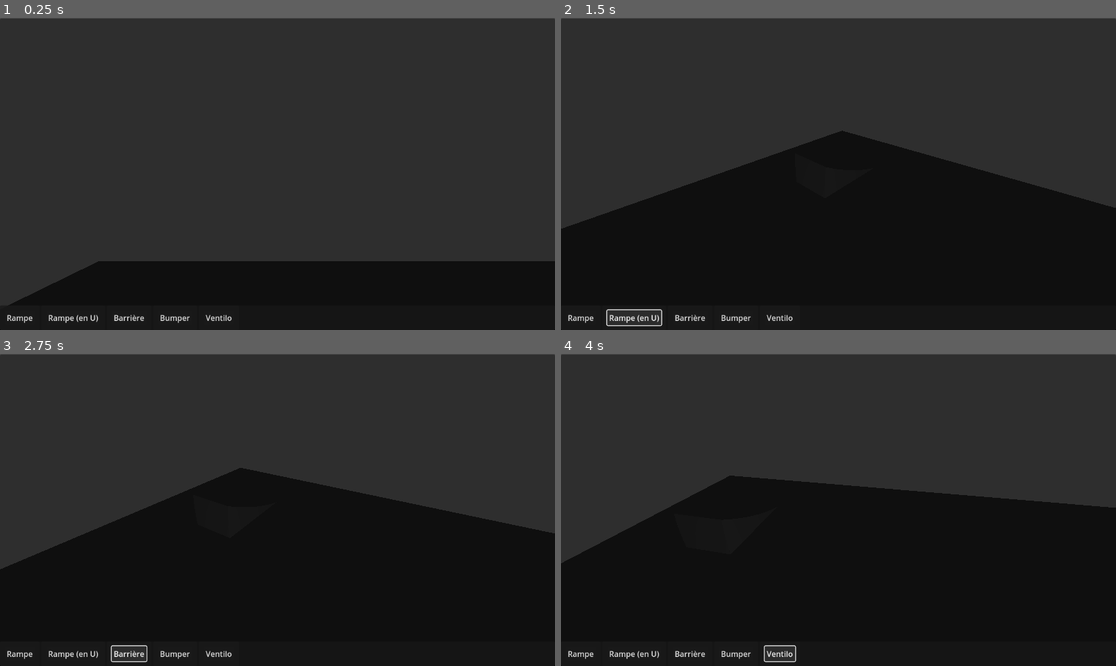
Above: before the commit, frames 1-4 (two rows, left to right).
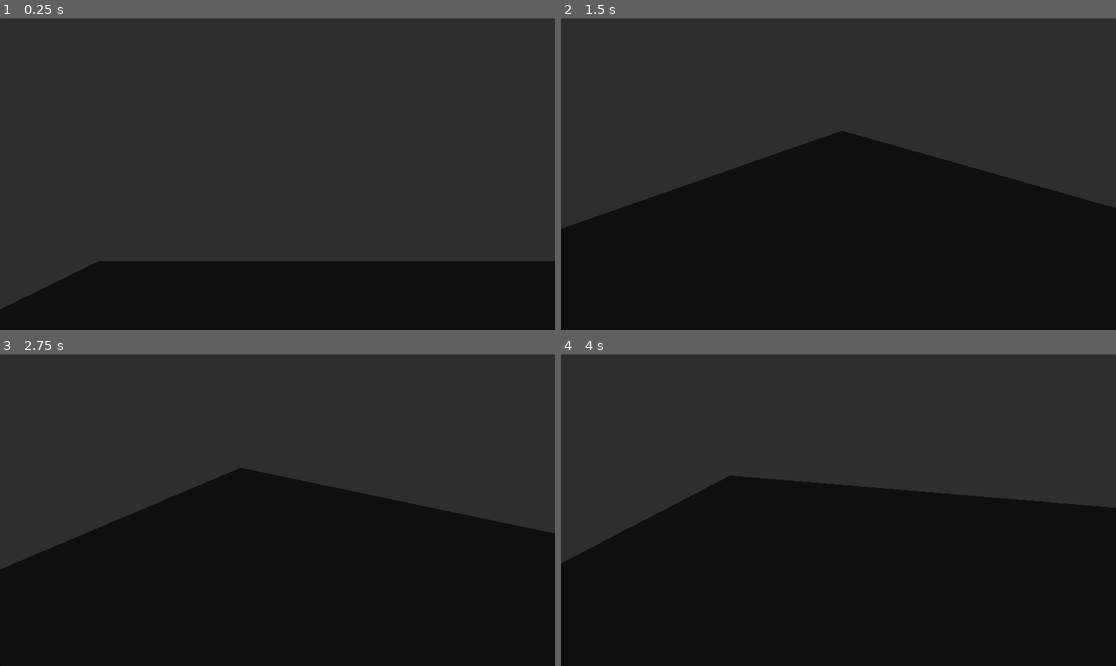
Above: after the commit, the same moments.

Repository: superzero10/twotb
Game: Godot game, scene res://scenes/test_level.tscn
The game is run twice, just before and just after one commit, with the same random seed, the same clock (stepped at 60 frames per second) and the same inputs. This scene is started directly instead of the project's main scene.
Inputs (mouse positions are in pixels of both pictures, inside the frame that each line leads up to):
- Up to frame 1 (0.25 s): no input
- Up to frame 2 (1.5 s): click (583, 317) at 0.5 s, where only the run before the commit has a clickable "Rampe"; click (633, 317) at 1.25 s, where only the run before the commit has a clickable "Rampe (en U)"
- Up to frame 3 (2.75 s): click (127, 653) at 2 s, where only the run before the commit has a clickable "Barrière"
- Up to frame 4 (4 s): click (738, 653) at 2.75 s, where only the run before the commit has a clickable "Bumper"; click (777, 653) at 3.5 s, where only the run before the commit has a clickable "Ventilo"

The runs differ from the first frame. In frame 1, 0.3% of the frame differs, in the area x 1-42%, y 95-98%; in frame 2, 0.8%, in the area x 1-42%, y 93-99%; in frame 3, 0.7%; in frame 4, 0.6%.
Error before the commit: Invalid call. Nonexistent function 'disable_model' in base 'Node3D'. (res://scripts/level_selectables.gd:72)

Commit message:
alt menu is hidden, added rotation, fixed some bugs

Diff:
--- a/project.godot
+++ b/project.godot
@@ -57,6 +57,41 @@
 "events": [Object(InputEventKey,"resource_local_to_scene":false,"resource_name":"","device":-1,"window_id":0,"alt_press …(195 unchanged characters)…
 ]
 }
+select_ramp={
+"deadzone": 0.5,
+"events": [Object(InputEventKey,"resource_local_to_scene":false,"resource_name":"","device":-1,"window_id":0,"alt_pressed":false,"shift_pressed":false,"ctrl_pressed":false,"meta_pressed":false,"pressed":false,"keycode":0,"physical_keycode":49,"key_label":0,"unicode":38,"location":0,"echo":false,"script":null)
+]
+}
+select_ramp_u={
+"deadzone": 0.5,
+"events": [Object(InputEventKey,"resource_local_to_scene":false,"resource_name":"","device":-1,"window_id":0,"alt_pressed":false,"shift_pressed":false,"ctrl_pressed":false,"meta_pressed":false,"pressed":false,"keycode":0,"physical_keycode":50,"key_label":0,"unicode":233,"location":0,"echo":false,"script":null)
+]
+}
+select_barrier={
+"deadzone": 0.5,
+"events": [Object(InputEventKey,"resource_local_to_scene":false,"resource_name":"","device":-1,"window_id":0,"alt_pressed":false,"shift_pressed":false,"ctrl_pressed":false,"meta_pressed":false,"pressed":false,"keycode":0,"physical_keycode":51,"key_label":0,"unicode":34,"location":0,"echo":false,"script":null)
+]
+}
+select_bumper={
+"deadzone": 0.5,
+"events": [Object(InputEventKey,"resource_local_to_scene":false,"resource_name":"","device":-1,"window_id":0,"alt_pressed":false,"shift_pressed":false,"ctrl_pressed":false,"meta_pressed":false,"pressed":false,"keycode":0,"physical_keycode":52,"key_label":0,"unicode":39,"location":0,"echo":false,"script":null)
+]
+}
+select_fan={
+"deadzone": 0.5,
+"events": [Object(InputEventKey,"resource_local_to_scene":false,"resource_name":"","device":-1,"window_id":0,"alt_pressed":false,"shift_pressed":false,"ctrl_pressed":false,"meta_pressed":false,"pressed":false,"keycode":0,"physical_keycode":53,"key_label":0,"unicode":40,"location":0,"echo":false,"script":null)
+]
+}
+rotate_right={
+"deadzone": 0.5,
+"events": [Object(InputEventMouseButton,"resource_local_to_scene":false,"resource_name":"","device":-1,"window_id":0,"alt_pressed":false,"shift_pressed":false,"ctrl_pressed":false,"meta_pressed":false,"button_mask":8,"position":Vector2(128, 25),"global_position":Vector2(137, 71),"factor":1.0,"button_index":4,"canceled":false,"pressed":true,"double_click":false,"script":null)
+]
+}
+rotate_left={
+"deadzone": 0.5,
+"events": [Object(InputEventMouseButton,"resource_local_to_scene":false,"resource_name":"","device":-1,"window_id":0,"alt_pressed":false,"shift_pressed":false,"ctrl_pressed":false,"meta_pressed":false,"button_mask":16,"position":Vector2(253, 23),"global_position":Vector2(262, 69),"factor":1.0,"button_index":5,"canceled":false,"pressed":true,"double_click":false,"script":null)
+]
+}
 
 [layer_names]
 
--- a/scenes/GameUI.tscn
+++ b/scenes/GameUI.tscn
@@ -13,6 +13,7 @@
 script = ExtResource("1_oo3s1")
 
 [node name="VBoxContainer" type="VBoxContainer" parent="."]
+visible = false
 layout_mode = 2
 alignment = 2
 
--- a/scenes/selectables/barrier.tscn
+++ b/scenes/selectables/barrier.tscn
@@ -6,6 +6,7 @@
 [node name="Barrier" instance=ExtResource("1_wfbs0")]
 selectable_name = "barrier"
 selectable_model = ExtResource("2_cnkce")
+action_name = "select_barrier"
 
 [node name="Button" parent="MarginContainer" index="0"]
 text = "Barrière"
--- a/scenes/selectables/bumper.tscn
+++ b/scenes/selectables/bumper.tscn
@@ -6,6 +6,7 @@
 [node name="Bumper" instance=ExtResource("1_khbtv")]
 selectable_name = "bumper"
 selectable_model = ExtResource("2_yxwxo")
+action_name = "select_bumper"
 
 [node name="Button" parent="MarginContainer" index="0"]
 text = "Bumper"
--- a/scenes/selectables/fan.tscn
+++ b/scenes/selectables/fan.tscn
@@ -6,6 +6,7 @@
 [node name="Fan" instance=ExtResource("1_bljw8")]
 selectable_name = "fan"
 selectable_model = ExtResource("2_vaeg2")
+action_name = "select_fan"
 
 [node name="Button" parent="MarginContainer" index="0"]
 text = "Ventilo"
--- a/scenes/selectables/ramp.tscn
+++ b/scenes/selectables/ramp.tscn
@@ -6,6 +6,7 @@
 [node name="Ramp" instance=ExtResource("1_pj5kv")]
 selectable_name = "ramp"
 selectable_model = ExtResource("2_1kfx2")
+action_name = "select_ramp"
 
 [node name="Button" parent="MarginContainer" index="0"]
 text = "Rampe"
--- a/scenes/selectables/rampU.tscn
+++ b/scenes/selectables/rampU.tscn
@@ -6,6 +6,7 @@
 [node name="RampU" instance=ExtResource("1_avf8u")]
 selectable_name = "rampU"
 selectable_model = ExtResource("2_bqoqu")
+action_name = "select_ramp_u"
 
 [node name="Button" parent="MarginContainer" index="0"]
 text = "Rampe (en U)"
--- a/scenes/test_level.tscn
+++ b/scenes/test_level.tscn
@@ -1,10 +1,9 @@
-[gd_scene load_steps=8 format=3 uid="uid://dnb6jx7ogtqv6"]
+[gd_scene load_steps=7 format=3 uid="uid://dnb6jx7ogtqv6"]
 
 [ext_resource type="Script" path="res://scripts/level_selectables.gd" id="1_etomn"]
 [ext_resource type="PackedScene" uid="uid://c2pb27wmn2m22" path="res://scenes/ball.tscn" id="1_yrt37"]
 [ext_resource type="PackedScene" uid="uid://b1lsbye1cylvb" path="res://scenes/camera.tscn" id="2_gqvmu"]
 [ext_resource type="PackedScene" uid="uid://bx77oeigsvi4" path="res://scenes/GameUI.tscn" id="4_3vsy7"]
-[ext_resource type="PackedScene" uid="uid://bo2lhhpdca1gn" path="res://scenes/selectables/ramp_model.tscn" id="5_nixe1"]
 
 [sub_resource type="BoxShape3D" id="BoxShape3D_wj53c"]
 size = Vector3(10, 0.5, 10)
@@ -34,9 +33,5 @@
 
 [node name="GameUi" parent="." instance=ExtResource("4_3vsy7")]
 
-[node name="RampModel" parent="." instance=ExtResource("5_nixe1")]
-transform = Transform3D(1, 0, 0, 0, 1, 0, 0, 0, 1, 0, 1, 0)
-visible = false
-
 [connection signal="slow_motion_toggled" from="camera" to="." method="_on_camera_slow_motion_toggled"]
 [connection signal="selectable_model_selected" from="GameUi" to="." method="_on_game_ui_selectable_model_selected"]
--- a/scripts/game_ui.gd
+++ b/scripts/game_ui.gd
@@ -1,6 +1,11 @@
 extends PanelContainer
+
+@onready var selectables = $VBoxContainer
 
 signal selectable_model_selected
 
 func _on_selectables_selectable_model_selected(selectable_model):
 	selectable_model_selected.emit(selectable_model)
+
+func set_selectables_visiblity(visible: bool):
+	selectables.visible = visible
--- a/scripts/level_selectables.gd
+++ b/scripts/level_selectables.gd
@@ -1,18 +1,27 @@
 extends Node3D
+
+# CONSTANTES
+const DEFAULT_PLANE = Plane(Vector3.UP, 0) # Quand le joueur place un objet dans le vide
+const MODEL_ROTATION_ANGLE = 30 # Quand le joueur veut effectuer une rotation d'un objet
+const MAX_RAYCAST_DISTANCE = 10000 # Raycast pour placer un objet
+
+# Très important : Il faut toujours un "GameUi" dans le niveau
+@onready var game_ui = $GameUi
 
 var selectable_model: PackedScene
 var dragged_instance = null
-const DEFAULT_PLANE = Plane(Vector3.UP, 0)
-const MAX_RAYCAST_DISTANCE = 1000
 
 func start_dragging():
+	if dragged_instance.has_method("disable_model"):
+		dragged_instance.disable_model()
 	add_child(dragged_instance)
 	var mouse_position_3d = get_mouse_position_on_plane()
 	if mouse_position_3d:
 		dragged_instance.global_transform.origin = mouse_position_3d
 
 func stop_dragging():
-	dragged_instance.enable_model()
+	if dragged_instance.has_method("enable_model"):
+		dragged_instance.enable_model()
 	dragged_instance = null
 	selectable_model = null
 
@@ -22,6 +31,16 @@
 	dragged_instance = null
 	selectable_model = null
 
+func rotate_dragging(clockwise = true):
+	if not dragged_instance:
+		return
+	var rotation = MODEL_ROTATION_ANGLE
+	var angle = deg_to_rad(rotation)
+	if clockwise:
+		dragged_instance.rotate_y(angle)
+	else:
+		dragged_instance.rotate_y(-angle)
+
 func _input(event):
 	if event is InputEventMouseButton:
 		if event.pressed:
@@ -29,6 +48,8 @@
 				stop_dragging()
 			if event.button_index == MOUSE_BUTTON_RIGHT:
 				cancel_dragging()
+			if event.is_action_pressed("rotate_right") or event.is_action_pressed("rotate_left"):
+				rotate_dragging(event.is_action_pressed("rotate_right"))
 	elif event is InputEventMouseMotion and dragged_instance:
 		# Mettre à jour la position de l'instance pour suivre la souris sur le plan
 		var mouse_position_3d = get_mouse_position_on_plane()
@@ -66,12 +87,13 @@
 	return intersection
 
 func _on_game_ui_selectable_model_selected(passed_selectable_model):
+	cancel_dragging()
 	selectable_model = passed_selectable_model
 	if selectable_model:
 		dragged_instance = selectable_model.instantiate()
-		dragged_instance.disable_model()
 		start_dragging()
 
 func _on_camera_slow_motion_toggled(toggled: bool):
+	game_ui.set_selectables_visiblity(toggled)
 	if (toggled == false):
 		cancel_dragging()
--- a/scripts/selectable.gd
+++ b/scripts/selectable.gd
@@ -7,6 +7,9 @@
 
 @export var selectable_model: PackedScene:
 	set = set_selectable_model
+
+# Export d'une variable pour stocker une touche de clavier
+@export var action_name: String = ""
 
 func set_selectable(value):
 	selectable_name = value
@@ -18,5 +21,12 @@
 	if not is_inside_tree():
 		await ready
 
+func select_me():
+	selectable_selected.emit(selectable_name, selectable_model)
+
 func _on_button_pressed():
-	selectable_selected.emit(selectable_name, selectable_model)
+	select_me()
+
+func _input(event):
+	if is_visible_in_tree() and InputMap.has_action(action_name) and event.is_action_pressed(action_name):
+		select_me()
--- a/scripts/selectables.gd
+++ b/scripts/selectables.gd
@@ -2,5 +2,6 @@
 
 signal selectable_model_selected
 
-func _on_selectable_selected(_selectable_name, selectable_model):
+func _on_selectable_selected(selectable_name, selectable_model):
+	print("Next selected is : " + selectable_name)
 	selectable_model_selected.emit(selectable_model)
Binary file added: assets/barrier.glb
Not shown, added: assets/barrier.glb.import
Binary file added: assets/barrier_barrier2_4k.jpg
Not shown, added: assets/barrier_barrier2_4k.jpg.import
Binary file added: assets/barrier_barrier2_normal.jpg
Not shown, added: assets/barrier_barrier2_normal.jpg.import
Not shown, added: assets/bumper.glb.import
Binary file added: assets/bumper_Imperfection.jpg
Not shown, added: assets/bumper_Imperfection.jpg.import
Not shown, added: assets/bumper_Imperfection_1.png.import
Not shown, added: assets/bumper.glb
Not shown, added: assets/bumper_Imperfection_1.png
